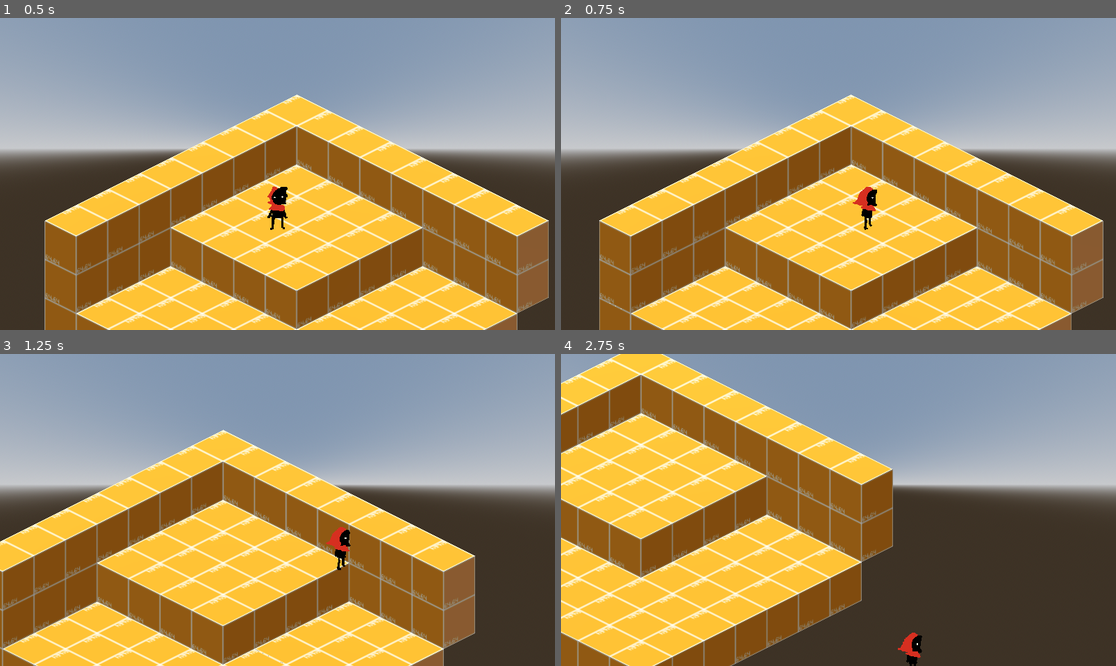
Above: before the commit, frames 1-4 (two rows, left to right).
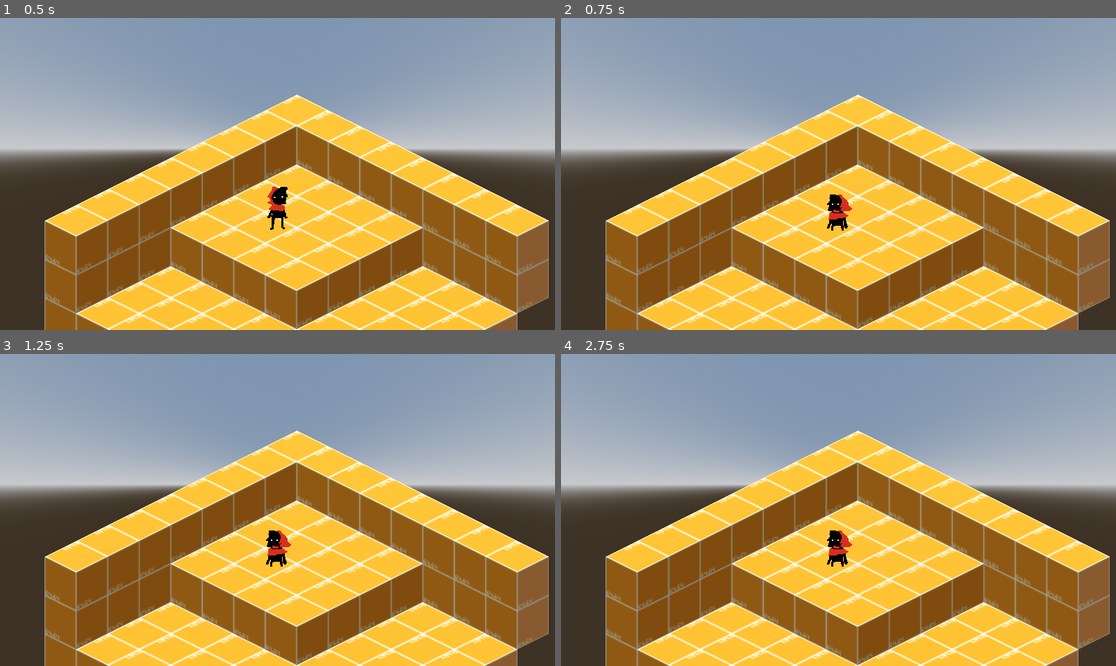
Above: after the commit, the same moments.

Repository: AlexRavelo/PrometheusGame
Game: Godot game, scene res://assets/scenes/test_scene.tscn
Same seed, same stepped clock (60 frames per second), same inputs: the game is played once before the commit and once after it.
Inputs:
- Up to frame 1 (0.5 s): no input
- Up to frame 2 (0.75 s): tap Enter at 0.5 s; hold Right (Right) from 0.53 s (still down); hold R from 0.53 s (still down)
- Up to frame 3 (1.25 s): keep holding Right (Right); keep holding R
- Up to frame 4 (2.75 s): release Right (Right) at 1.28 s; release R at 1.28 s; hold Down (Down) 1.28-2.03 s; tap Z (Attack) at 1.35 s; tap R at 1.55 s; hold Right (Right) from 2.03 s (still down); hold R from 2.03 s (still down)

Frame 1 is identical in both runs. In frame 2, 16% of the frame differs, in the area x 6-99%, y 24-100%; in frame 3, 46%; in frame 4, 66%, in the area x 0-99%, y 0-100%.

Commit message:
Update basePlayer.gd

Diff:
--- a/assets/code/basePlayer.gd
+++ b/assets/code/basePlayer.gd
@@ -15,6 +15,9 @@
 
 	if Input.is_action_just_pressed("Attack"):
 		attack()
+
+	if Input.is_key_pressed(KEY_R): #in case you fall and fucking die, DELETE LATER
+		get_tree().reload_current_scene()
 
 	move_input()
 
